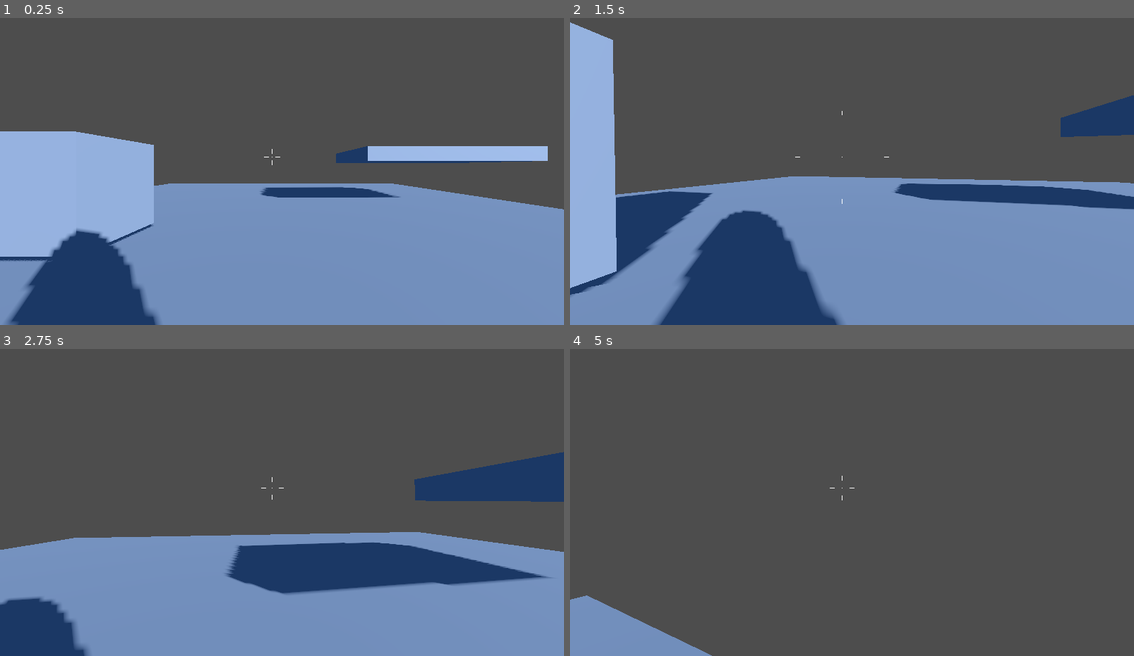
Above: before the commit, frames 1-4 (two rows, left to right).
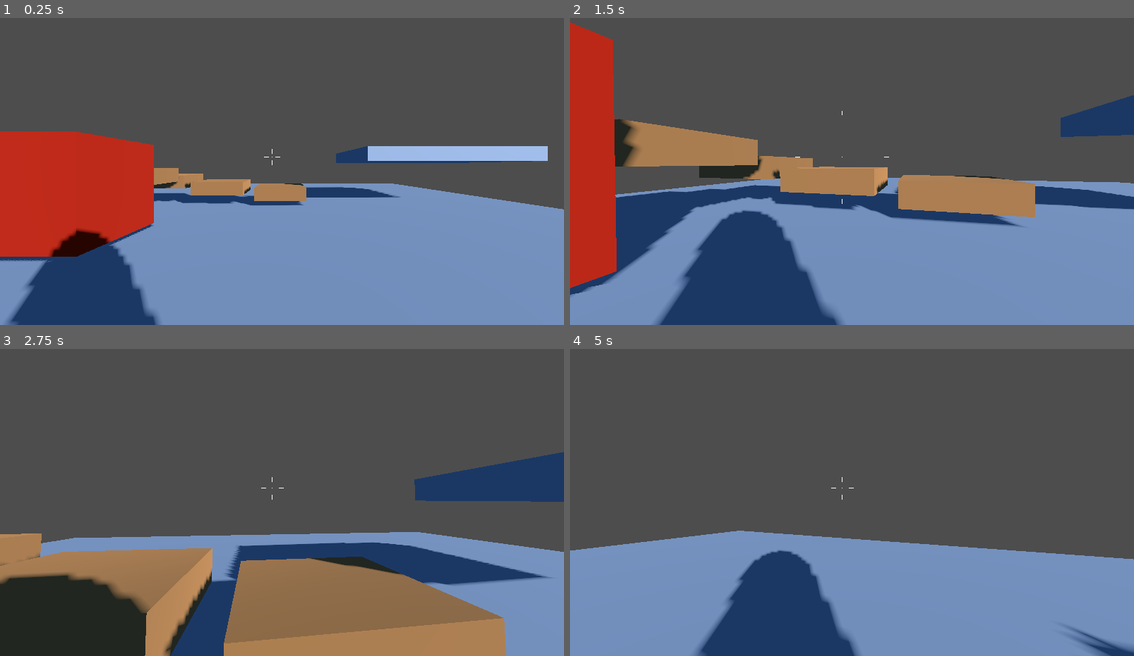
Above: after the commit, the same moments.

Repository: chpassos/fps_test
Game: Godot game, scene res://scenes/levels/world_test.tscn
Same seed, same stepped clock (60 frames per second), same inputs: the game is played once before the commit and once after it. The project has no main scene, so this scene is started directly.
Inputs (mouse positions are in pixels of both pictures, inside the frame that each line leads up to):
- Up to frame 1 (0.25 s): no input
- Up to frame 2 (1.5 s): tap Enter at 0.5 s; move the mouse to (880, 165) at 0.52 s; hold Ctrl (crouch) 0.53-1.28 s; hold W (move_forward) from 0.53 s (still down); tap Space (jump) at 0.77 s; move the mouse to (823, 168) at 1.27 s; tap Shift (run) at 1.35 s
- Up to frame 3 (2.75 s): keep holding W (move_forward); tap Space (jump) at 1.52 s; move the mouse to (293, 493) at 2.02 s; hold Ctrl (crouch) from 2.03 s (still down)
- Up to frame 4 (5 s): keep holding W (move_forward); move the mouse to (846, 502) at 2.77 s; release Ctrl (crouch) at 2.78 s; tap Shift (run) at 2.85, 4.35 s; tap Space (jump) at 3.02, 3.77, 4.52 s; move the mouse to (891, 502) at 3.52 s; hold Ctrl (crouch) 3.53-4.28 s; move the mouse to (806, 493) at 4.27 s

The runs differ from the first frame. In frame 1, 12% of the frame differs, in the area x 0-55%, y 36-78%; in frame 2, 17%; in frame 3, 27%; in frame 4, 34%, in the area x 0-100%, y 41-100%.

Commit message:
Small changes to the main scene structure

Diff:
--- a/scenes/levels/world_test.tscn
+++ b/scenes/levels/world_test.tscn
@@ -12,7 +12,11 @@
 [sub_resource type="BoxShape3D" id="BoxShape3D_xuwro"]
 size = Vector3(20, 0.5, 20)
 
+[sub_resource type="StandardMaterial3D" id="StandardMaterial3D_g02tv"]
+albedo_color = Color(0.700377, 0.121159, 0.0176459, 1)
+
 [sub_resource type="BoxMesh" id="BoxMesh_65uqy"]
+material = SubResource("StandardMaterial3D_g02tv")
 size = Vector3(2, 2, 2)
 
 [sub_resource type="BoxShape3D" id="BoxShape3D_aby0v"]
@@ -23,6 +27,16 @@
 
 [sub_resource type="BoxShape3D" id="BoxShape3D_3lt5p"]
 size = Vector3(6, 0.5, 4)
+
+[sub_resource type="StandardMaterial3D" id="StandardMaterial3D_wcokr"]
+albedo_color = Color(0.634429, 0.393361, 0.193315, 1)
+
+[sub_resource type="BoxMesh" id="BoxMesh_4s68w"]
+material = SubResource("StandardMaterial3D_wcokr")
+size = Vector3(2, 0.5, 2)
+
+[sub_resource type="BoxShape3D" id="BoxShape3D_n2ltf"]
+size = Vector3(2, 0.5, 2)
 
 [node name="WorldTest" type="Node3D"]
 
@@ -61,3 +75,39 @@
 
 [node name="Player" parent="." instance=ExtResource("1_safxy")]
 transform = Transform3D(0.751978, 0, 0.659188, 0, 1, 0, -0.659188, 0, 0.751978, 0.0675955, 1.42893, 8.8877)
+
+[node name="LowerPlatform" type="MeshInstance3D" parent="."]
+transform = Transform3D(1, 0, 0, 0, 1, 0, 0, 0, 1, 0, 0.69908, 0)
+mesh = SubResource("BoxMesh_4s68w")
+
+[node name="StaticBody3D" type="StaticBody3D" parent="LowerPlatform"]
+
+[node name="CollisionShape3D" type="CollisionShape3D" parent="LowerPlatform/StaticBody3D"]
+shape = SubResource("BoxShape3D_n2ltf")
+
+[node name="LowerPlatform2" type="MeshInstance3D" parent="."]
+transform = Transform3D(1, 0, 0, 0, 1, 0, 0, 0, 1, -2.43074, 0.908205, 0)
+mesh = SubResource("BoxMesh_4s68w")
+
+[node name="StaticBody3D" type="StaticBody3D" parent="LowerPlatform2"]
+
+[node name="CollisionShape3D" type="CollisionShape3D" parent="LowerPlatform2/StaticBody3D"]
+shape = SubResource("BoxShape3D_n2ltf")
+
+[node name="LowerPlatform3" type="MeshInstance3D" parent="."]
+transform = Transform3D(1, 0, 0, 0, 1, 0, 0, 0, 1, -4.69807, 1.16521, 0)
+mesh = SubResource("BoxMesh_4s68w")
+
+[node name="StaticBody3D" type="StaticBody3D" parent="LowerPlatform3"]
+
+[node name="CollisionShape3D" type="CollisionShape3D" parent="LowerPlatform3/StaticBody3D"]
+shape = SubResource("BoxShape3D_n2ltf")
+
+[node name="LowerPlatform4" type="MeshInstance3D" parent="."]
+transform = Transform3D(1, 0, 0, 0, 1, 0, 0, 0, 1, -4.69807, 1.47108, 2.34259)
+mesh = SubResource("BoxMesh_4s68w")
+
+[node name="StaticBody3D" type="StaticBody3D" parent="LowerPlatform4"]
+
+[node name="CollisionShape3D" type="CollisionShape3D" parent="LowerPlatform4/StaticBody3D"]
+shape = SubResource("BoxShape3D_n2ltf")
Not shown: 1 places in scenes/levels/world_test.tscn that only renumber resources
